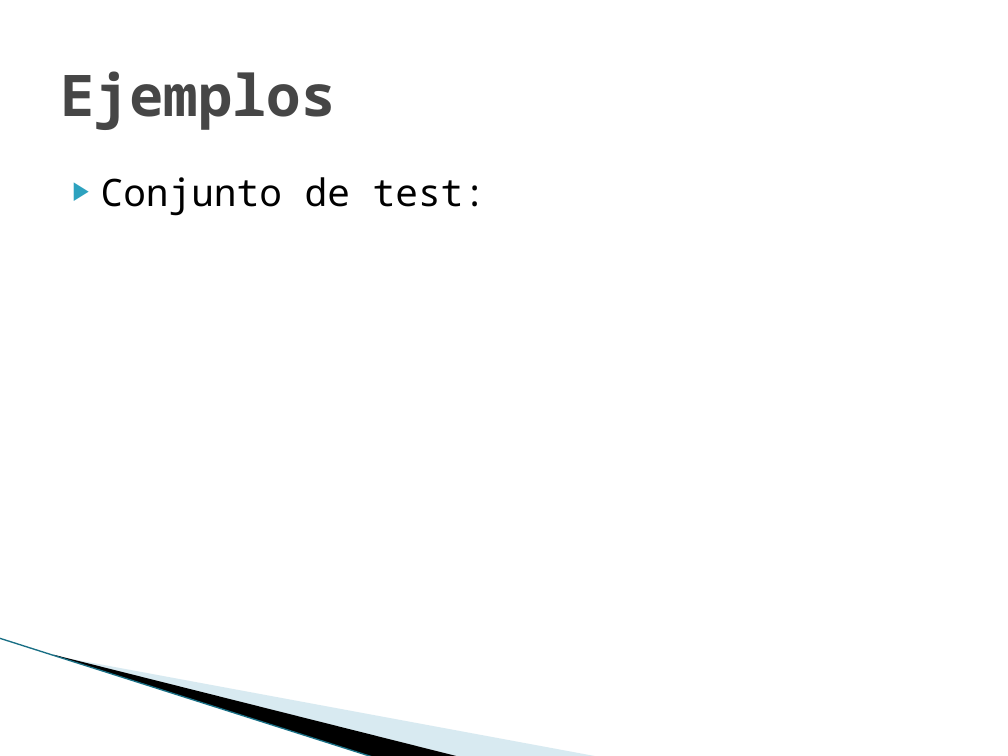
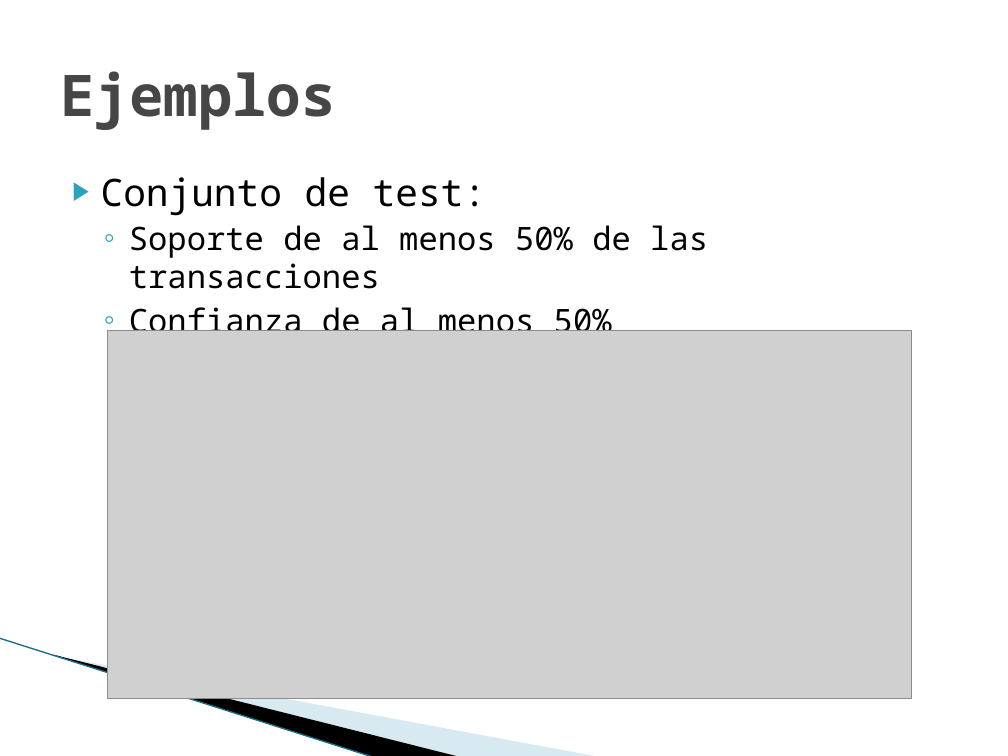
Before and after one commit to joapingut/aia-1718-t5, a slide deck: slide 6 of Presentacion.pptx. Drawn at 1008x756 pixels with LibreOffice and Linux fonts; fonts in the diff are those of the drawing; grey boxes stand for pictures; background and template pictures are left out. Boxes give left, top, right and bottom in pixels: in the first picture for what was removed or moved away, otherwise in the second. Text is boxed around its words. In the diff, an @@ line names an element or a change of style, - is before the commit and + after.

```diff
--- a/Presentacion.pptx
+++ b/Presentacion.pptx
@@ text at (x1=129, y1=225, x2=708, y2=341): paragraphs added @@
+  ◦ Soporte de al menos 50% de las transacciones
+  ◦ Confianza de al menos 50%
@@ picture added at (x1=107, y1=331, x2=911, y2=699) @@
```
Also in this commit, not shown: 2 other slides changed, 6 other files.
